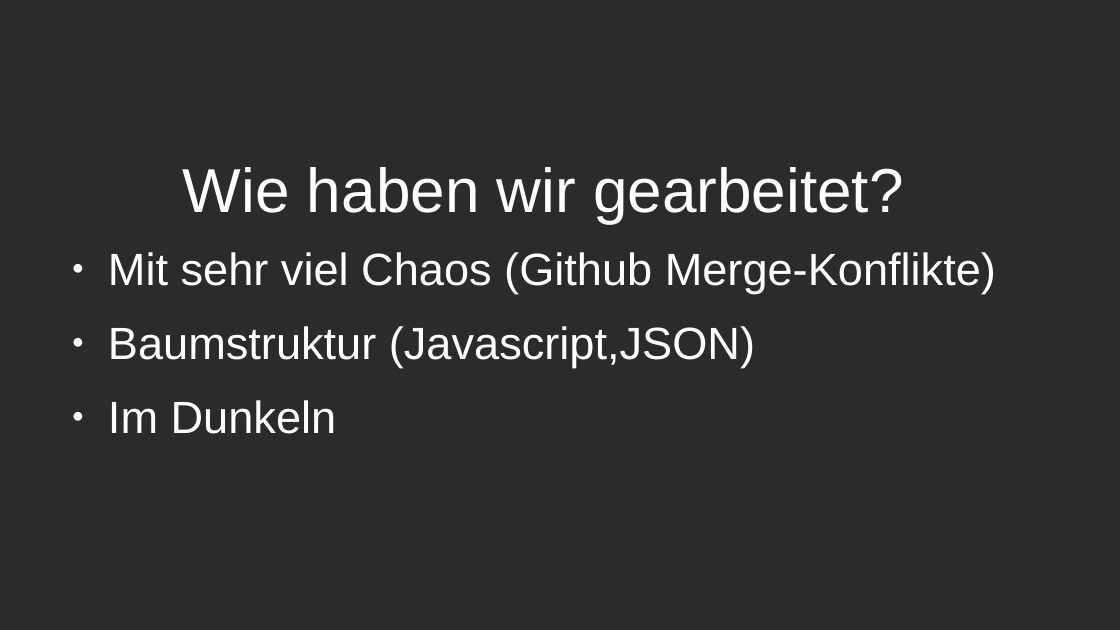
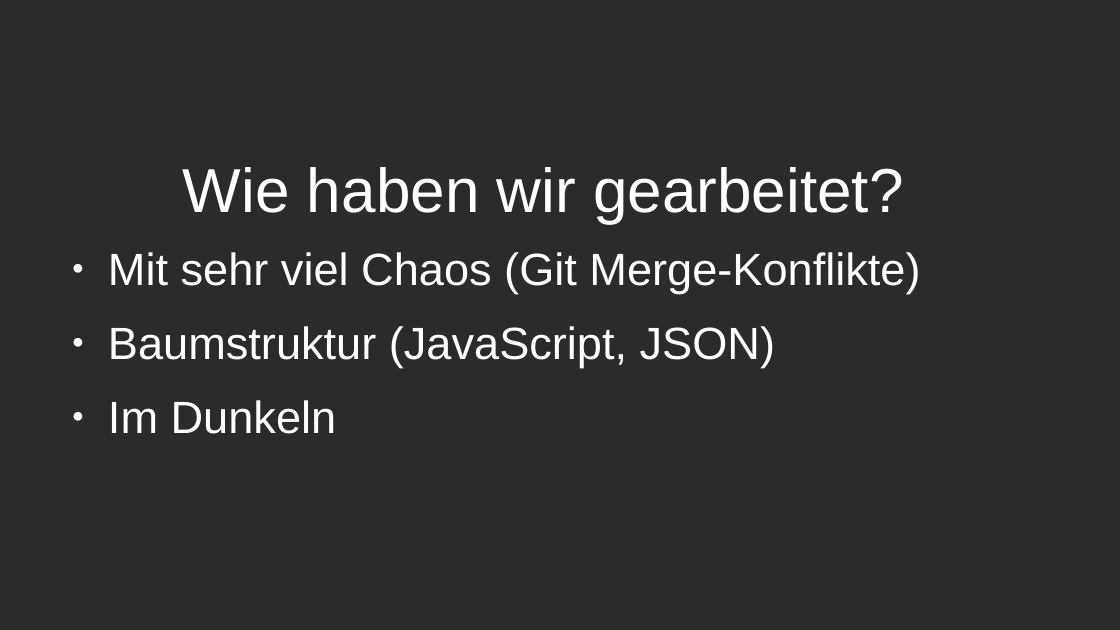
Before and after one commit to Kleefuchs/OS-Picker, a slide deck: slide 3 of Arch.odp. Drawn at 1120x630 pixels with LibreOffice and Linux fonts; fonts in the diff are those of the drawing; background and template pictures are left out; a plain dark background stands for a picture behind light text. Boxes give left, top, right and bottom in pixels: in the first picture for what was removed or moved away, otherwise in the second. Text is boxed around its words. In the diff, an @@ line names an element or a change of style, - is before the commit and + after.

```diff
--- a/Arch.odp
+++ b/Arch.odp
@@ text at [108, 252, 920, 367]: text changed @@
-● Mit sehr viel Chaos (Github Merge-Konflikte)
-● Baumstruktur (Javascript,JSON)
+● Mit sehr viel Chaos (Git Merge-Konflikte)
+● Baumstruktur (JavaScript, JSON)
```
Also in this commit, not shown: 1 slide removed.
